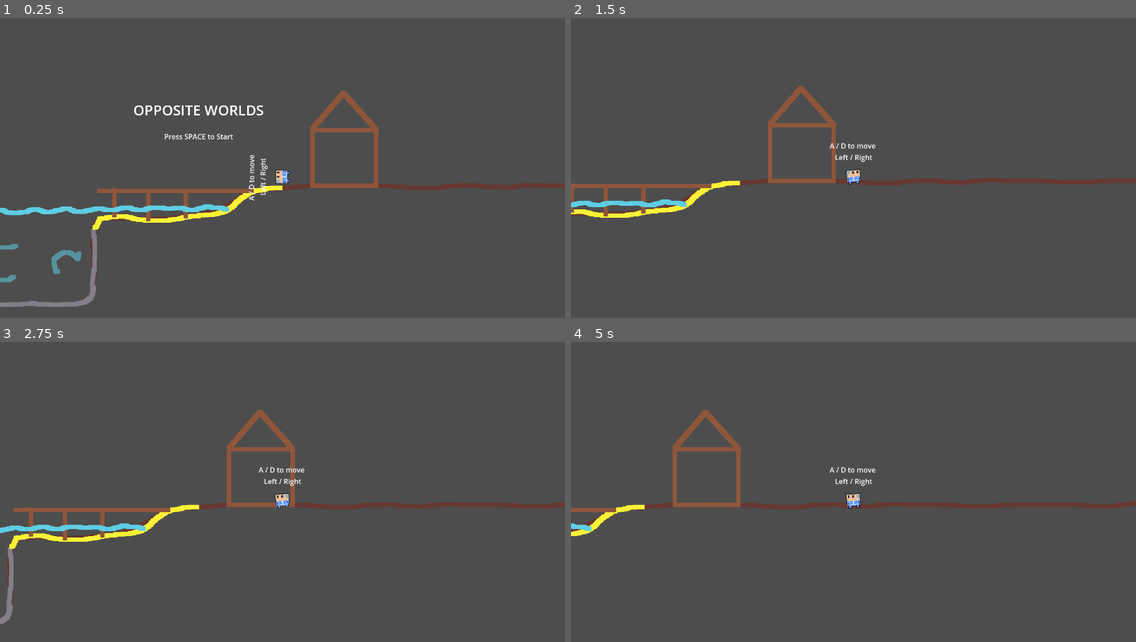
Above: before the commit, frames 1-4 (two rows, left to right).
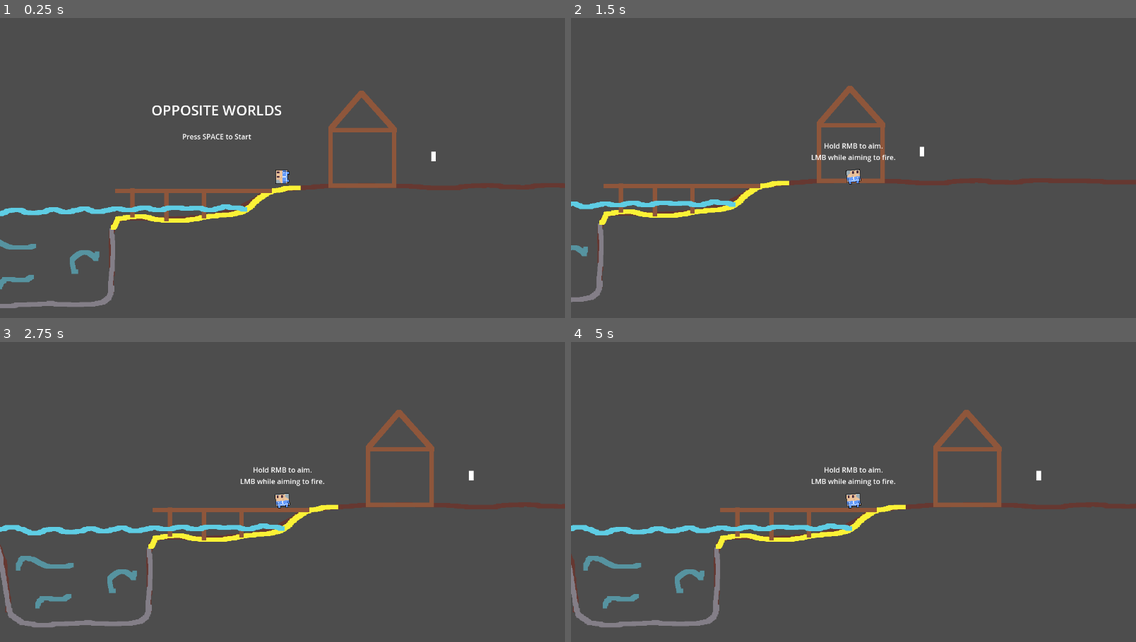
Above: after the commit, the same moments.

Repository: adammr333/opposite-worlds
Game: Godot game, scene res://scenes/game.tscn
Two runs of this game, one before a commit and one after it. Both use one fixed random seed, a clock stepped at 60 frames per second and the inputs below.
Inputs (mouse positions are in pixels of both pictures, inside the frame that each line leads up to):
- Up to frame 1 (0.25 s): no input
- Up to frame 2 (1.5 s): tap Space (space) at 0.5, 0.8, 1.35 s; move the mouse to (977, 162) at 0.52 s; press the mouse at (977, 162) at 0.53 s; hold D (right) from 0.53 s (still down); tap W (up) at 0.77, 1.07 s; move the mouse to (740, 192) at 1.27 s; release the mouse at (740, 192) at 1.28 s
- Up to frame 3 (2.75 s): tap W (up) at 1.52, 1.55, 1.82, 2.1 s; move the mouse to (339, 432) at 2.02 s; release D (right) at 2.03 s; press the mouse at (339, 432) at 2.03 s; hold A (left) from 2.03 s (still down)
- Up to frame 4 (5 s): move the mouse to (825, 564) at 2.77 s; release A (left) at 2.78 s; release the mouse at (825, 564) at 2.78 s; hold D (right) 2.78-4.28 s; click (825, 564) at 2.85 s; tap W (up) at 3.02, 3.32, 3.77, 3.8, 4.07, 4.52, 4.82 s; tap Space (space) at 3.05, 4.35 s; move the mouse to (1023, 549) at 3.52 s; hold Right mouse button (r_click) 3.53-4.28 s; move the mouse to (684, 453) at 4.27 s; hold A (left) from 4.28 s (still down); click (684, 453) at 4.55 s

The runs differ from the first frame. In frame 1, 5.1% of the frame differs, in the area x 0-96%, y 24-97%; in frame 2, 4.4%; in frame 3, 7.1%, in the area x 0-100%, y 22-96%; in frame 4, 6.5%.

Commit message:
Continued more into the tutorial stuff.

Diff:
--- /dev/null
+++ b/scenes/can.tscn
@@ -0,0 +1,91 @@
+[gd_scene load_steps=6 format=3 uid="uid://bylfaa1s26a6b"]
+
+[ext_resource type="Script" uid="uid://crbnwabiknwca" path="res://scripts/can.gd" id="1_medpb"]
+
+[sub_resource type="RectangleShape2D" id="RectangleShape2D_0on83"]
+size = Vector2(20, 42)
+
+[sub_resource type="Animation" id="Animation_medpb"]
+resource_name = "can_shot"
+length = 0.4
+tracks/0/type = "value"
+tracks/0/imported = false
+tracks/0/enabled = true
+tracks/0/path = NodePath("ColorRect:position")
+tracks/0/interp = 1
+tracks/0/loop_wrap = true
+tracks/0/keys = {
+"times": PackedFloat32Array(0, 0.2, 0.4),
+"transitions": PackedFloat32Array(1, 1, 1),
+"update": 0,
+"values": [Vector2(-10, -20), Vector2(40, -70), Vector2(111, 4.99999)]
+}
+tracks/1/type = "value"
+tracks/1/imported = false
+tracks/1/enabled = true
+tracks/1/path = NodePath("ColorRect:rotation")
+tracks/1/interp = 1
+tracks/1/loop_wrap = true
+tracks/1/keys = {
+"times": PackedFloat32Array(0, 0.2, 0.4),
+"transitions": PackedFloat32Array(1, 1, 1),
+"update": 0,
+"values": [0.0, 0.676788, 2.39271]
+}
+
+[sub_resource type="Animation" id="Animation_py3wg"]
+length = 0.001
+tracks/0/type = "value"
+tracks/0/imported = false
+tracks/0/enabled = true
+tracks/0/path = NodePath("ColorRect:position")
+tracks/0/interp = 1
+tracks/0/loop_wrap = true
+tracks/0/keys = {
+"times": PackedFloat32Array(0),
+"transitions": PackedFloat32Array(1),
+"update": 0,
+"values": [Vector2(-10, -20)]
+}
+tracks/1/type = "value"
+tracks/1/imported = false
+tracks/1/enabled = true
+tracks/1/path = NodePath("ColorRect:rotation")
+tracks/1/interp = 1
+tracks/1/loop_wrap = true
+tracks/1/keys = {
+"times": PackedFloat32Array(0),
+"transitions": PackedFloat32Array(1),
+"update": 0,
+"values": [0.0]
+}
+
+[sub_resource type="AnimationLibrary" id="AnimationLibrary_84rve"]
+_data = {
+&"RESET": SubResource("Animation_py3wg"),
+&"can_shot": SubResource("Animation_medpb")
+}
+
+[node name="Can" type="Area2D"]
+script = ExtResource("1_medpb")
+
+[node name="ColorRect" type="ColorRect" parent="."]
+anchors_preset = 8
+anchor_left = 0.5
+anchor_top = 0.5
+anchor_right = 0.5
+anchor_bottom = 0.5
+offset_left = -10.0
+offset_top = -20.0
+offset_right = 10.0
+offset_bottom = 20.0
+grow_horizontal = 2
+grow_vertical = 2
+
+[node name="CollisionShape2D" type="CollisionShape2D" parent="."]
+shape = SubResource("RectangleShape2D_0on83")
+
+[node name="AnimationPlayer" type="AnimationPlayer" parent="."]
+libraries = {
+&"": SubResource("AnimationLibrary_84rve")
+}
--- a/scenes/game.tscn
+++ b/scenes/game.tscn
@@ -1,7 +1,8 @@
-[gd_scene load_steps=15 format=3 uid="uid://cs3vdomkqx7xh"]
+[gd_scene load_steps=17 format=3 uid="uid://cs3vdomkqx7xh"]
 
 [ext_resource type="Script" uid="uid://btnkuxibd0n0g" path="res://scripts/game.gd" id="1_lnu2h"]
 [ext_resource type="Texture2D" uid="uid://cqhe68g6h5uxr" path="res://assets/placeholder-level.png" id="1_uwrxv"]
+[ext_resource type="PackedScene" uid="uid://bylfaa1s26a6b" path="res://scenes/can.tscn" id="2_lbhrr"]
 [ext_resource type="PackedScene" uid="uid://ba50iug88p6yw" path="res://scenes/player.tscn" id="3_lbhrr"]
 
 [sub_resource type="CircleShape2D" id="CircleShape2D_lnu2h"]
@@ -15,6 +16,9 @@
 
 [sub_resource type="RectangleShape2D" id="RectangleShape2D_lbhrr"]
 size = Vector2(355, 10)
+
+[sub_resource type="RectangleShape2D" id="RectangleShape2D_p57ef"]
+size = Vector2(20, 231)
 
 [sub_resource type="LabelSettings" id="LabelSettings_lnu2h"]
 
@@ -27,10 +31,10 @@
 tracks/0/interp = 1
 tracks/0/loop_wrap = true
 tracks/0/keys = {
-"times": PackedFloat32Array(0),
-"transitions": PackedFloat32Array(1),
-"update": 0,
-"values": [Vector2(859, 402)]
+"times": PackedFloat32Array(0, 0.001),
+"transitions": PackedFloat32Array(1, 1),
+"update": 0,
+"values": [Vector2(818, 402), Vector2(821, 402)]
 }
 tracks/1/type = "value"
 tracks/1/imported = false
@@ -39,10 +43,10 @@
 tracks/1/interp = 1
 tracks/1/loop_wrap = true
 tracks/1/keys = {
-"times": PackedFloat32Array(0),
-"transitions": PackedFloat32Array(1),
-"update": 0,
-"values": [-1.5708]
+"times": PackedFloat32Array(0, 0.001),
+"transitions": PackedFloat32Array(1, 1),
+"update": 0,
+"values": [-1.5708, -1.5708]
 }
 
 [sub_resource type="Animation" id="Animation_iywne"]
@@ -58,7 +62,7 @@
 "times": PackedFloat32Array(0, 0.3),
 "transitions": PackedFloat32Array(1, 1),
 "update": 0,
-"values": [Vector2(859, 402), Vector2(859, 386)]
+"values": [Vector2(818, 402), Vector2(818, 386)]
 }
 tracks/1/type = "value"
 tracks/1/imported = false
@@ -75,30 +79,6 @@
 
 [sub_resource type="Animation" id="Animation_lnu2h"]
 resource_name = "title_screen"
-tracks/0/type = "value"
-tracks/0/imported = false
-tracks/0/enabled = true
-tracks/0/path = NodePath("Player:position")
-tracks/0/interp = 1
-tracks/0/loop_wrap = true
-tracks/0/keys = {
-"times": PackedFloat32Array(0),
-"transitions": PackedFloat32Array(1),
-"update": 0,
-"values": [Vector2(859, 402)]
-}
-tracks/1/type = "value"
-tracks/1/imported = false
-tracks/1/enabled = true
-tracks/1/path = NodePath("Player:rotation")
-tracks/1/interp = 1
-tracks/1/loop_wrap = true
-tracks/1/keys = {
-"times": PackedFloat32Array(0),
-"transitions": PackedFloat32Array(1),
-"update": 0,
-"values": [-1.5708]
-}
 
 [sub_resource type="AnimationLibrary" id="AnimationLibrary_iywne"]
 _data = {
@@ -116,10 +96,14 @@
 script = ExtResource("1_lnu2h")
 
 [node name="TutorialNode1" type="Area2D" parent="."]
-position = Vector2(1072, 428)
+position = Vector2(1010, 428)
 
 [node name="CollisionShape2D" type="CollisionShape2D" parent="TutorialNode1"]
 shape = SubResource("CircleShape2D_lnu2h")
+
+[node name="Can" parent="." instance=ExtResource("2_lbhrr")]
+position = Vector2(1160, 356)
+scale = Vector2(0.535845, 0.535845)
 
 [node name="Level" type="Sprite2D" parent="."]
 position = Vector2(1280, 360)
@@ -159,8 +143,15 @@
 shape = SubResource("RectangleShape2D_lbhrr")
 one_way_collision = true
 
+[node name="CabinBoundary" type="StaticBody2D" parent="Level"]
+position = Vector2(-251, 68)
+
+[node name="CollisionShape2D" type="CollisionShape2D" parent="Level/CabinBoundary"]
+position = Vector2(0, -105.5)
+shape = SubResource("RectangleShape2D_p57ef")
+
 [node name="Player" parent="." instance=ExtResource("3_lbhrr")]
-position = Vector2(859, 402)
+position = Vector2(818, 402)
 rotation = -1.5708
 
 [node name="PlayerCamera" type="Camera2D" parent="Player"]
@@ -179,6 +170,7 @@
 grow_vertical = 0
 
 [node name="Controls" type="Label" parent="Player/Controls"]
+visible = false
 layout_mode = 1
 anchors_preset = 5
 anchor_left = 0.5
--- a/scenes/player.tscn
+++ b/scenes/player.tscn
@@ -47,6 +47,8 @@
 &"run": SubResource("Animation_qhqgy")
 }
 
+[sub_resource type="CircleShape2D" id="CircleShape2D_qlg0r"]
+
 [node name="Player" type="CharacterBody2D"]
 script = ExtResource("1_qhqgy")
 
@@ -64,11 +66,6 @@
 [node name="AttackController" type="Node" parent="."]
 script = ExtResource("4_dqkch")
 
-[node name="AimCursor" type="Sprite2D" parent="."]
-visible = false
-position = Vector2(50, 0)
-texture = ExtResource("5_qlg0r")
-
 [node name="ReloadTimer" type="Timer" parent="."]
 one_shot = true
 
@@ -77,4 +74,15 @@
 &"": SubResource("AnimationLibrary_qlg0r")
 }
 
+[node name="AimCursor" type="Area2D" parent="."]
+visible = false
+
+[node name="AimCursor" type="Sprite2D" parent="AimCursor"]
+position = Vector2(50, 0)
+texture = ExtResource("5_qlg0r")
+
+[node name="CollisionShape2D" type="CollisionShape2D" parent="AimCursor"]
+position = Vector2(50, 0)
+shape = SubResource("CircleShape2D_qlg0r")
+
 [connection signal="timeout" from="ReloadTimer" to="AttackController" method="_on_reload_timer_timeout"]
--- a/scripts/attack_controller.gd
+++ b/scripts/attack_controller.gd
@@ -6,6 +6,8 @@
 
 var isAiming: bool
 var isReloading: bool
+
+signal shoot_gun
 
 
 func _process(delta: float) -> void:
@@ -23,10 +25,12 @@
 		isAiming = false
 	if event.is_action_pressed("l_click") && isAiming && !isReloading:
 		print("FIRE!")
+		emit_signal("shoot_gun")
 		isReloading = true
 		reloadTimer.start()
 	pass
 
+
 func _on_reload_timer_timeout() -> void:
 	isReloading = false
 	pass
--- a/scripts/autoload.gd
+++ b/scripts/autoload.gd
@@ -3,7 +3,7 @@
 @onready var game: Node = get_tree().get_root().get_node("Game")
 @onready var animPlayer: Node = get_tree().get_root().get_node("Game/AnimationPlayer")
 @onready var titleScreen: Node = get_tree().get_root().get_node("Game/TitleScreen")
-@onready var controlsLable: Node = get_tree().get_root().get_node("Game/Player/Controls/Controls")
+@onready var controlsLabel: Node = get_tree().get_root().get_node("Game/Player/Controls/Controls")
 @onready var tutorialNode1: Node = get_tree().get_root().get_node("Game/TutorialNode1")
 
 var titleState: bool
@@ -24,6 +24,7 @@
 			animPlayer.animation_finished.connect(_start_game)
 			animPlayer.play("game_start")
 			titleScreen.visible = false
+			tutorialNode1.body_entered.connect(_progress_tutorial)
 	pass
 
 
@@ -31,5 +32,11 @@
 	if anim_name == "game_start":
 		titleState = false
 		gameState = true
-		controlsLable.visible = true
+		controlsLabel.visible = true
 	pass
+
+
+func _progress_tutorial(body: Node2D):
+	if body is player:
+		controlsLabel.text = "Hold RMB to aim.\nLMB while aiming to fire."
+	pass
--- /dev/null
+++ b/scripts/can.gd
@@ -0,0 +1,36 @@
+extends Area2D
+
+@onready var attackController = get_tree().get_root().get_node("Game/Player/AttackController")
+@onready var animPlayer = $AnimationPlayer
+
+var canBeShot: bool = false
+
+
+func _ready() -> void:
+	area_entered.connect(_on_area_entered)
+	area_exited.connect(_on_area_exited)
+	attackController.shoot_gun.connect(_on_shoot_gun)
+
+
+func _on_area_entered(area: Area2D):
+	canBeShot = true
+	print(canBeShot)
+
+
+func _on_area_exited(area: Area2D):
+	canBeShot = false
+	print(canBeShot)
+	pass
+
+
+func _on_shoot_gun():
+	if canBeShot:
+		animPlayer.play("can_shot")
+		animPlayer.animation_finished.connect(_on_animation_finished)
+	pass
+
+
+func _on_animation_finished(anim_name: StringName):
+	if anim_name == "can_shot":
+		queue_free()
+	pass
--- a/scripts/player.gd
+++ b/scripts/player.gd
@@ -7,7 +7,7 @@
 
 
 func _ready() -> void:
-	Autoload.tutorialNode1.body_entered
+	pass
 
 
 func _process(delta: float) -> void:
Not shown: 1 places in scenes/player.tscn that only renumber resources
Not shown, added: scripts/can.gd.uid
